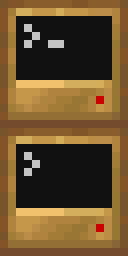
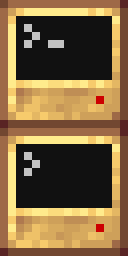
Layers edited between the first and the second 128×256 image:
hid "Calque copié #2" over [16, 80, 112, 112]
hid "Calque copié #1" over [16, 208, 112, 240]
painted on "Copie de Copie de New screen #2" over [16, 80, 112, 88]
painted on "Copie de Copie de New screen #1" over [16, 208, 112, 216]
added layer "Calque copié" above "computer_advanced_front_blink.png" over [0, 0, 128, 256]
hid "computer_advanced_front_blink.png" over [0, 0, 128, 256]
